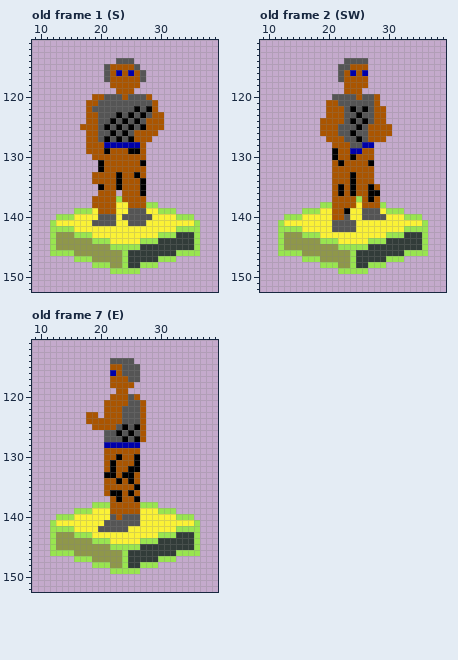
One commit to this pixel-art file: src/ART/Joe.aseprite. This is how it looked before the edit.
300x200 pixels, 24 frames. Shown: old frame 1 (S): x 9..39, y 111..152; old frame 2 (SW): x 9..39, y 111..152; old frame 7 (E): x 9..39, y 111..152. The commit also changed other frames, which this record leaves out.
And afterwards:
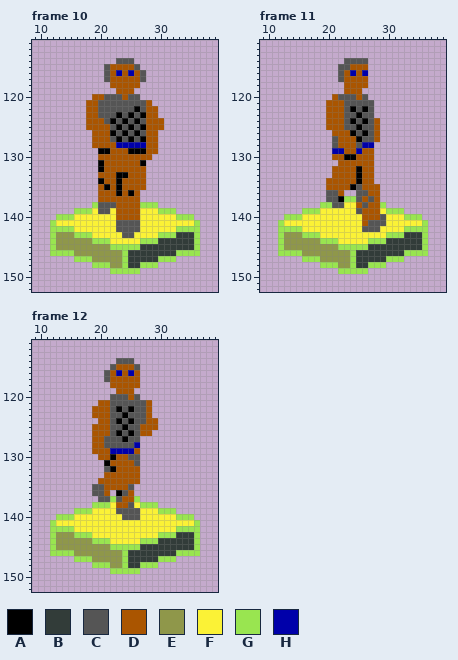
Palette (. is transparent): A #000000  B #323c39  C #555555  D #aa5500  E #8f974a  F #fbf236  G #99e550  H #0000aa
A new or re-ordered frame is compared with the old frame closest to it.
From old to new:
frames 24 -> 27
--- frame 10 is new; against old frame 1 (S), layer "Stand"
@@ x 15..32 @@
 119 ........DDD.......
-120 ....DDCCCDCCCD....
-121 ...DDCCCCCCCCCD...
-122 ...DCCCCCCCACAD...
-123 ...DDCCCACACACDD..
-124 ...DDCCACACACDDD..
-125 ..DDDCACACACADDD..
-126 ...DDCCACACDDDD...
-127 ...DDCACACADDD....
-128 ...DDDHHHHHHD.....
-129 ...DDDADDDAAD.....
-130 ....DDDDDDDDD.....
+120 ....DDCCCDCC......
+121 ...DDCCCCCCCCD....
+122 ...DDCCCCCCACDD...
+123 ...DDCCCACACADD...
+124 ...DDDCACACACDDD..
+125 ...DDDDCACACADDD..
+126 ....DDDACACACDD...
+127 ....DDDCACACADD...
+128 ....DDDDHHHHHDD...
+129 .....AADDDAAADD...
+130 .....DDDDDDDDD....
 131 .....ADDDDDDA.....
 132 .....ADDDDDDD.....
-133 ....DDDDADDAD.....
-134 ....DDDDADDDA.....
-135 .....ADDADDDA.....
-136 .....DDD.DDDA.....
-137 ....DDDDGDDDD.....
-138 ....DDDDFFDDDGG...
-139 .GGGFDDDFFCCCFFGGG
-140 GFFFFCCCFCCCCCFFFF
-141 FFFFCCCCFFCCCFFFFF
-142 GFFFFFFFFFFFFFFFFF
-143 EGGGFFFFFFFFFFFGGG
+133 .....DDDAADDD.....
+134 .....ADDADDDD.....
+135 .....DADADDDD.....
+136 .....DDDADAD......
+137 .....DDDDDDD......
+138 ....GCCCDDDDGGG...
+139 .GGGFCCFDDDDFFFGGG
+140 GFFFFFFFDDDDFFFFFF
+141 FFFFFFFFCCCCFFFFFF
+142 GFFFFFFFCCCCFFFFFF
+143 EGGGFFFFFCCFFFFGGG
 144 EEEEGGGFFFFFGGGBBB
--- frame 11 is new; against old frame 2 (SW), layer "Stand"
@@ x 17..32 @@
 119 ......DDD.......
-120 ....CCCCDCCD....
-121 ...DDCCCCCCD....
-122 ...DDDCACACDD...
-123 ...DDDCCACCDD...
-124 ..DDDDCACACDD...
-125 ..DDDCCCACDDDD..
-126 ..DDDCCACCDDDD..
-127 ...DDDCCACDDD...
-128 ....DDDCCHH.....
-129 ....ADDHHDD.....
-130 ....ADDADDD.....
-131 ....DADDDDA.....
-132 ....DDDDDDD.....
-133 ....DDDADDD.....
-134 ....DDDADDD.....
-135 ....DADADDAD....
-136 ....DADADDAA....
-137 ....DDDDGDAD....
-138 ..GGDDDDFDDDG...
-139 GGFFDDAFFCCCFGGG
-140 FFFFDDCFFCCCCFFF
-141 FFFFCCCCFFFFFFFF
-142 FFFFCCCCFFFFFFFF
+120 ....DCCCDC......
+121 ...DDDCCCCC.....
+122 ...DDDCACAC.....
+123 ...DDDCCACC.....
+124 ...DDDCACACD....
+125 ...DDDCCACCD....
+126 ....DDDACACD....
+127 ....CDDDACCD....
+128 ....CDDDCHH.....
+129 ....HHDDHDD.....
+130 ....DDAADDD.....
+131 .....DDDDDD.....
+132 ....DDDDADD.....
+133 ....DDDDADD.....
+134 ...DDDDDADD.....
+135 ...DDDDACDDD....
+136 ...CCD..CCDD....
+137 ...CCAGGCDCD....
+138 ..GGCCFFDCDDG...
+139 GGFFFFFFCDDDFGGG
+140 FFFFFFFFFDDDCFFF
+141 FFFFFFFFFDCCCFFF
+142 FFFFFFFFFCCCFFFF
 143 GGFFFFFFFFFFFGGG
--- frame 12 is new; against old frame 7 (E), layer "Stand"
@@ x 16..31 @@
 113 ................
-114 ......CCCC......
-115 ......DDCCC.....
-116 ......HDCCC.....
-117 ......DDDCC.....
-118 ......DDDD......
-119 .......DD.......
-120 ......DDDCD.....
-121 .....DDDDCCD....
-122 .....DDDCCCD....
-123 ..DD.DDDCCCD....
-124 ..DDDDDDCCCD....
-125 ...DDDDCACAD....
-126 .....CCACACD....
-127 .....CCCACAD....
-128 .....HHHHHH.....
-129 .....DDDDDD.....
-130 .....DDADDA.....
-131 .....DADDDA.....
-132 .....DADDAA.....
-133 .....AADAAD.....
-134 .....DDADAD.....
-135 .....DDDDDA.....
-136 .....DAADAD.....
-137 ......DADDA.....
-138 ...GGGDDDDDGGG..
-139 GGGFFFDDDDDFFFGG
-140 FFFFFFCDCCCFFFFF
-141 FFFFFCCCCCCFFFFF
-142 FFFFCCCCCFFFFFFF
+114 .......CCC......
+115 ......CDDDC.....
+116 .....CDHDHD.....
+117 .....CDDDDD.....
+118 ......DDDDD.....
+119 .......DDD......
+120 ......CCCDC.....
+121 ....DDCCCCCCD...
+122 ...DDDCACACCD...
+123 ...DDDCCACCCD...
+124 ....DDCACACCDD..
+125 ...DDDCCACCDDD..
+126 ...DDDCACACDD...
+127 ...DDCCCACC.....
+128 ...DDCCCCCH.....
+129 ...DDDHHHHD.....
+130 ....DDADDCC.....
+131 .....ADDDDC.....
+132 .....CADDDD.....
+133 .....DDDDDD.....
+134 ....DDDDDDD.....
+135 ...CCDDDDC......
+136 ...CCD.ACD......
+137 ....CCGCDDG.....
+138 ...GGGFDDCFGGG..
+139 GGGFFFFCCCCFFFGG
+140 FFFFFFFFCCCFFFFF
+141 FFFFFFFFFFFFFFFF
+142 FFFFFFFFFFFFFFFF
 143 GGGFFFFFFFFFFFGG
Pixel boxes of the changes (left, top, right, bottom) in both pictures:
changed: (80, 94, 164, 238)
changed: (320, 94, 392, 232)
changed: (86, 358, 158, 532)
